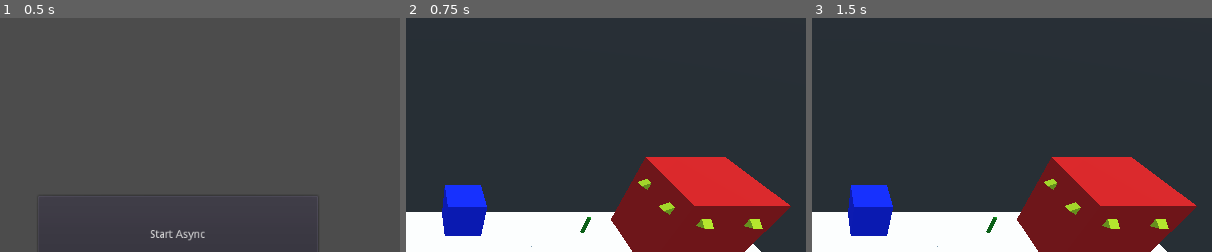
Above: before the commit, frames 1-3 (left to right).
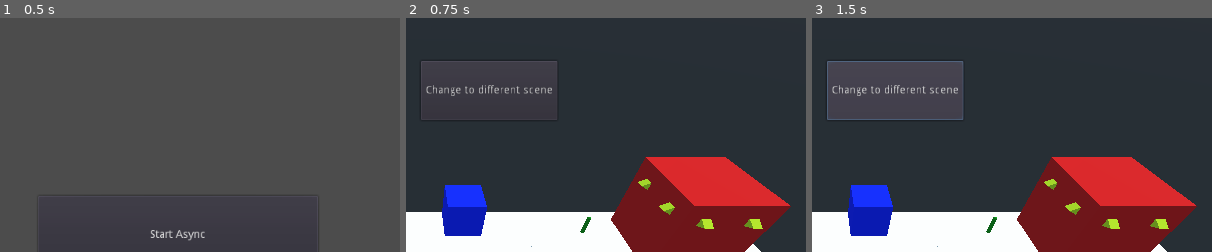
Above: after the commit, the same moments.

Repository: ImmersiveRPG/GodotAsyncLoader
Game: Godot game, scene res://examples/Start/Start.tscn
Two runs of this game, one before a commit and one after it. Both use one fixed random seed, a clock stepped at 60 frames per second and the inputs below.
Inputs (mouse positions are % of the whole screen's width and height, from its top left):
- Up to frame 1 (0.5 s): no input
- Up to frame 2 (0.75 s): click "Start Sync" at 0.5 s
- Up to frame 3 (1.5 s): click (60, 16) at 1.25 s, where only the run after the commit has a clickable "Change to different scene"
The pictures show only the part of the screen within x 50-100%, y 0-50%; the shares and areas given below are measured in that part.

Frame 1 is identical in both runs. In frame 2, 0.9% of the frame differs, in the area x 3-38%, y 18-44%; in frame 3, 8.6%.

Commit message:
Added second scene to async load to

Diff:
--- a/examples/World/World.gd
+++ b/examples/World/World.gd
@@ -37,3 +37,7 @@
 	var scene_file := "res://examples/Items/Orange/Orange.tscn"
 	var instance := SceneLoader.load_scene_sync(target, scene_file)
 	instance.transform.origin = pos
+
+
+func _on_change_scene_pressed() -> void:
+	SceneSwitcher.change_scene("res://examples/World2/World2.tscn", "res://examples/Loading/Loading.tscn")
--- a/examples/World/World.tscn
+++ b/examples/World/World.tscn
@@ -273,5 +273,13 @@
 margin_bottom = 130.0
 text = "Add orange sync"
 
+[node name="ButtonChangeScene" type="Button" parent="."]
+margin_left = 531.0
+margin_top = 55.0
+margin_right = 696.0
+margin_bottom = 131.0
+text = "Change to different scene"
+
 [connection signal="pressed" from="ButtonAddOrangeAsync" to="." method="_on_add_orange_async_pressed"]
 [connection signal="pressed" from="ButtonAddOrangeSync" to="." method="_on_add_orange_sync_pressed"]
+[connection signal="pressed" from="ButtonChangeScene" to="." method="_on_change_scene_pressed"]
--- /dev/null
+++ b/examples/World2/World2.gd
@@ -0,0 +1,10 @@
+# Copyright (c) 2021-2022 Matthew Brennan Jones <matthew.brennan.jones@gmail.com>
+# This file is licensed under the MIT License
+# https://github.com/ImmersiveRPG/GodotAsyncLoader
+
+
+extends Spatial
+
+
+func _on_change_scene_pressed() -> void:
+	SceneSwitcher.change_scene("res://examples/World/World.tscn", "res://examples/Loading/Loading.tscn")
--- /dev/null
+++ b/examples/World2/World2.tscn
@@ -0,0 +1,64 @@
+[gd_scene load_steps=5 format=2]
+
+[ext_resource path="res://examples/World2/World2.gd" type="Script" id=1]
+[ext_resource path="res://examples/Terrain/Terrain.tscn" type="PackedScene" id=2]
+[ext_resource path="res://examples/Buildings/Barn/Barn.tscn" type="PackedScene" id=3]
+[ext_resource path="res://examples/Plants/Cactus/Cactus.tscn" type="PackedScene" id=4]
+
+[node name="World2" type="Spatial"]
+script = ExtResource( 1 )
+
+[node name="Camera" type="Camera" parent="."]
+transform = Transform( 0.824225, 0.390269, -0.410296, 0, 0.724569, 0.689202, 0.566262, -0.568058, 0.597208, -122.893, 503.783, 452.834 )
+far = 2000.0
+
+[node name="Terrain" type="Spatial" parent="."]
+
+[node name="Terrain" parent="Terrain" instance=ExtResource( 2 )]
+
+[node name="Terrain2" parent="Terrain" instance=ExtResource( 2 )]
+transform = Transform( 1, 0, 0, 0, 1, 0, 0, 0, 1, 300, -50, 0 )
+
+[node name="Terrain3" parent="Terrain" instance=ExtResource( 2 )]
+transform = Transform( 1, 0, 0, 0, 1, 0, 0, 0, 1, 300, -50, -300 )
+
+[node name="Terrain4" parent="Terrain" instance=ExtResource( 2 )]
+transform = Transform( 1, 0, 0, 0, 1, 0, 0, 0, 1, 0, -50, -300 )
+
+[node name="Plants" type="Spatial" parent="."]
+
+[node name="Cactus" parent="Plants" instance=ExtResource( 4 )]
+transform = Transform( 0.886608, -0.462523, 0, 0.462523, 0.886608, 0, 0, 0, 1, 54.7247, 195.525, -78.2289 )
+
+[node name="Cactus2" parent="Plants" instance=ExtResource( 4 )]
+transform = Transform( 0.891078, 0.453851, 0, -0.453851, 0.891078, 0, 0, 0, 1, 196.242, 195.525, -78.2289 )
+
+[node name="Cactus3" parent="Plants" instance=ExtResource( 4 )]
+transform = Transform( 0.355545, 0.181089, 0.916949, -0.453851, 0.891078, 0, -0.817073, -0.416158, 0.399005, 196.242, 195.525, -190.229 )
+
+[node name="Cactus4" parent="Plants" instance=ExtResource( 4 )]
+transform = Transform( -0.757853, -0.385995, 0.525991, -0.453851, 0.891078, 0, -0.468699, -0.238721, -0.85049, 57.6977, 195.525, -190.229 )
+
+[node name="Cactus5" parent="Plants" instance=ExtResource( 4 )]
+transform = Transform( -0.437243, -0.0938333, -0.894435, -0.867298, 0.307115, 0.391759, 0.237934, 0.947035, -0.215665, 182.922, 111.504, -41.8262 )
+
+[node name="Cactus6" parent="Plants" instance=ExtResource( 4 )]
+transform = Transform( -0.467601, -0.772532, -0.429585, -0.867298, 0.307115, 0.391759, -0.170714, 0.555765, -0.813622, 40.5499, 111.504, -45.2844 )
+
+[node name="Cactus7" parent="Plants" instance=ExtResource( 4 )]
+transform = Transform( -0.318718, -0.947131, 0.0368976, -0.867298, 0.307115, 0.391759, -0.382379, 0.0928593, -0.919328, 40.5499, 111.504, -163.922 )
+
+[node name="DirectionalLight" type="DirectionalLight" parent="."]
+transform = Transform( -2.18557e-08, -0.866025, 0.5, -3.78552e-08, 0.5, 0.866025, -1, 1.77636e-15, -4.37114e-08, 0, 891, 0 )
+
+[node name="Barn" parent="." instance=ExtResource( 3 )]
+transform = Transform( 1, 0, 0, 0, 1, 0, 0, 0, 1, 143.501, 100, -124.754 )
+
+[node name="ButtonChangeScene" type="Button" parent="."]
+margin_left = 442.0
+margin_top = 26.0
+margin_right = 617.0
+margin_bottom = 87.0
+text = "Change to different scene"
+
+[connection signal="pressed" from="ButtonChangeScene" to="." method="_on_change_scene_pressed"]
